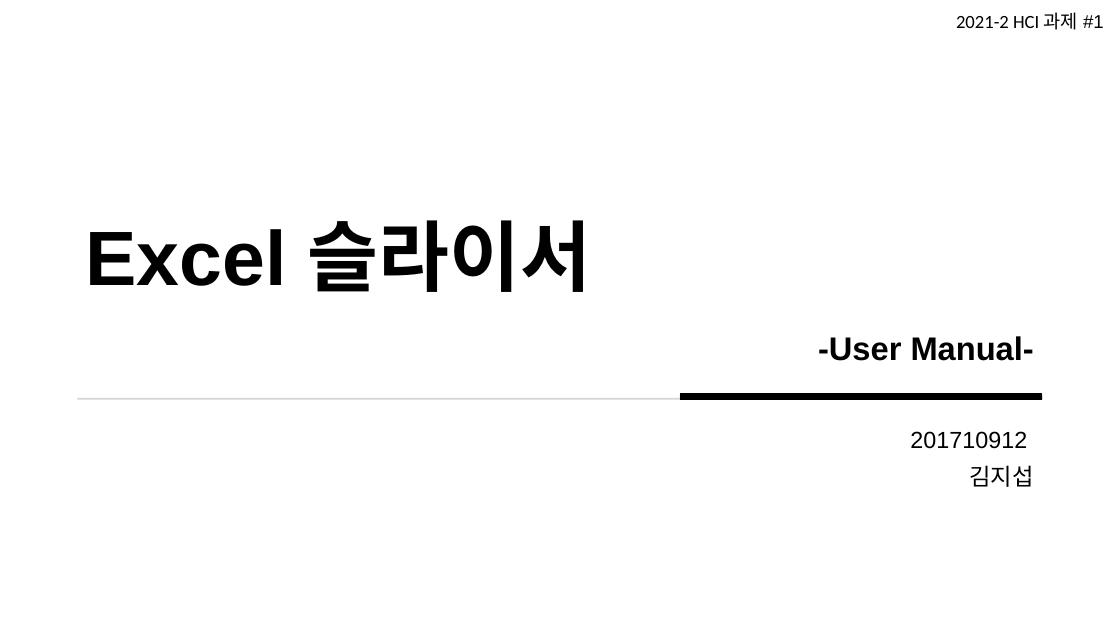
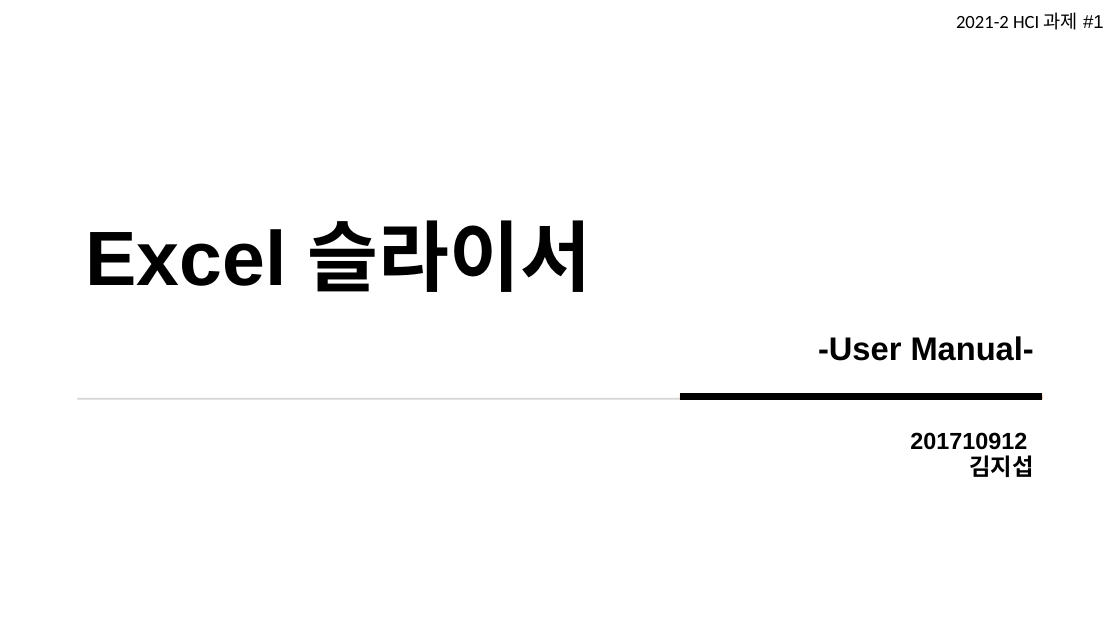
Before and after one commit to Jeeseob/homework2021-2, a slide deck: slide 1 of user-interface/week3/UI_Mental Model_김지섭.pptx. Drawn at 1120x630 pixels with LibreOffice and Linux fonts; fonts in the diff are those of the drawing. Boxes give left, top, right and bottom in pixels: in the first picture for what was removed or moved away, otherwise in the second. Text is boxed around its words. In the diff, an @@ line names an element or a change of style, - is before the commit and + after.

```diff
--- a/user-interface/week3/UI_Mental Model_김지섭.pptx
+++ b/user-interface/week3/UI_Mental Model_김지섭.pptx
@@ subtitle "201710912" at (x1=910, y1=432, x2=1033, y2=477): bold on; line spacing 0.9 to 0.5 @@
```
Also in this commit, not shown: 10 other slides changed, 1 slide added, 2 slides removed, 5 other files.
